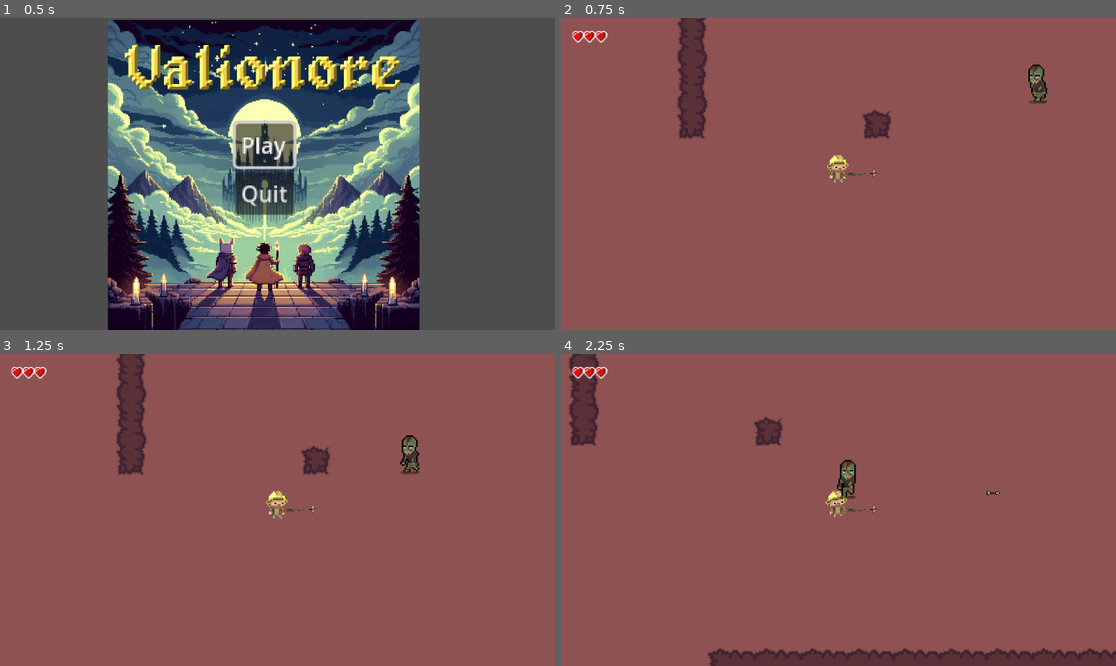
Above: before the commit, frames 1-4 (two rows, left to right).
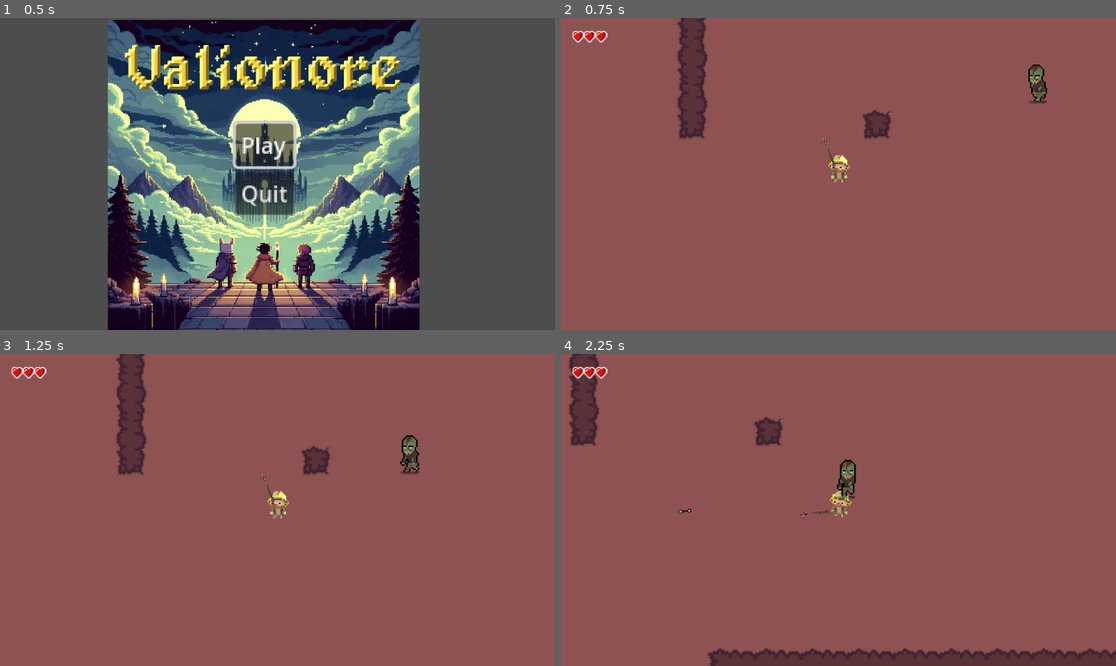
Above: after the commit, the same moments.

Repository: crazycoyotte/Valionore
Game: Godot game, scene res://scenes/main_menu.tscn
The game is run twice, just before and just after one commit, with the same random seed, the same clock (stepped at 60 frames per second) and the same inputs.
Inputs (mouse positions are in pixels of both pictures, inside the frame that each line leads up to):
- Up to frame 1 (0.5 s): no input
- Up to frame 2 (0.75 s): click "Play" at 0.5 s
- Up to frame 3 (1.25 s): no input
- Up to frame 4 (2.25 s): move the mouse to (960, 494) at 1.27 s; hold D (move_right) 1.28-2.03 s; click (960, 494) at 1.35 s; move the mouse to (727, 525) at 2.02 s; hold S (move_down) from 2.03 s (still down); click (727, 525) at 2.1 s

Frame 1 is identical in both runs. In frame 2, 0.2% of the frame differs, in the area x 46-58%, y 38-53%; in frame 3, 0.2%; in frame 4, 0.3%, in the area x 21-80%, y 43-53%.

Commit message:
look at mouse and right stick

Diff:
--- /dev/null
+++ b/scenes/Seraphin.tscn
@@ -0,0 +1,8 @@
+[gd_scene load_steps=2 format=3 uid="uid://dgm8ewp3vgas4"]
+
+[ext_resource type="Texture2D" uid="uid://bo2rewy1pgipw" path="res://sprites/spirit boss/Seraphin.png" id="1_60c4f"]
+
+[node name="Boss" type="Node2D"]
+
+[node name="Sprite2D" type="Sprite2D" parent="."]
+texture = ExtResource("1_60c4f")
--- a/scripts/player.gd
+++ b/scripts/player.gd
@@ -4,6 +4,7 @@
 @onready var weapon_sprite = $Weapon/Weapon_pivot/Shotgun
 var life = 3
 var life_max = 3
+var last_mouse_position_vector
 @onready var life_bar_max = $LifeBarMax
 @onready var life_bar_actual = $LifeBarActual
 
@@ -22,7 +23,16 @@
 		velocity = Vector2(0,0)
 
 	# si le joueur vise
-	var look_direction = Input.get_vector("look_left","look_right","look_up","look_down")
+	var look_direction = Vector2(0,0)
+	var actual_mouse_position_vector = get_global_mouse_position() - global_position
+	actual_mouse_position_vector.x = int(actual_mouse_position_vector.x)
+	actual_mouse_position_vector.y = int(actual_mouse_position_vector.y)
+
+	if (actual_mouse_position_vector != last_mouse_position_vector):
+		look_direction = actual_mouse_position_vector
+		print (actual_mouse_position_vector)
+	else :
+		look_direction = Input.get_vector("look_left","look_right","look_up","look_down")
 	if look_direction != Vector2(0,0):
 		OrientateWeapon(look_direction)
 
@@ -31,6 +41,8 @@
 		get_node("AnimatedSprite2D").play("Idle")
 	else :
 		get_node("AnimatedSprite2D").play("WalkingRight")
+
+	last_mouse_position_vector = actual_mouse_position_vector
 
 
 func MovePlayer(direction):
Binary file added: sprites/spirit boss/Seraphin.png
Not shown, added: sprites/spirit boss/Seraphin.png.import
